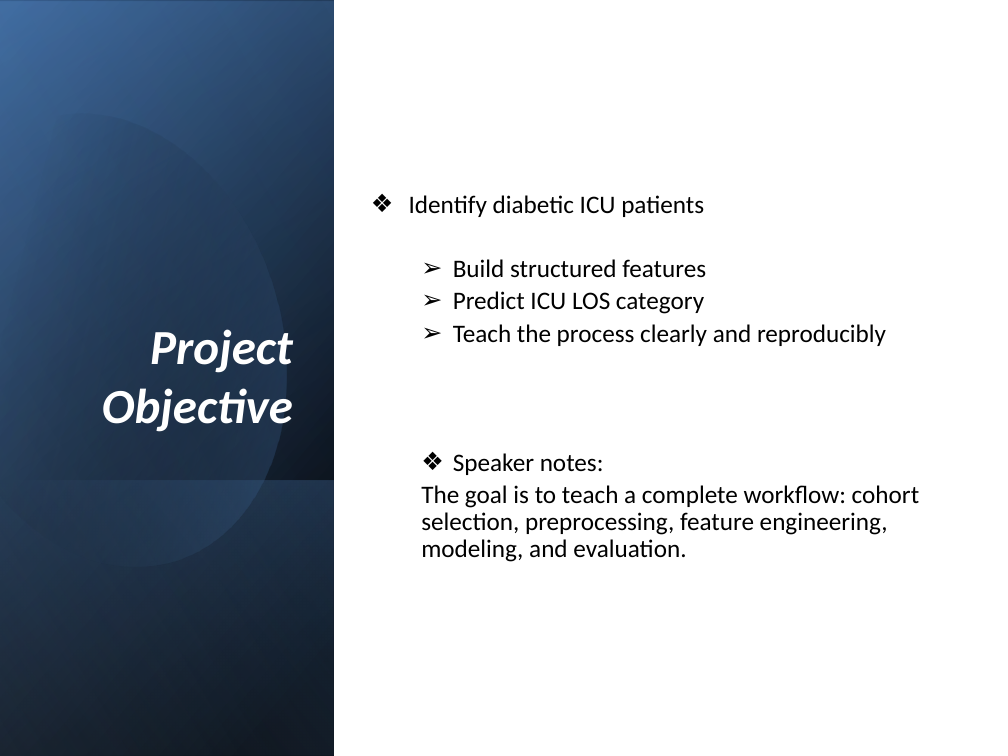
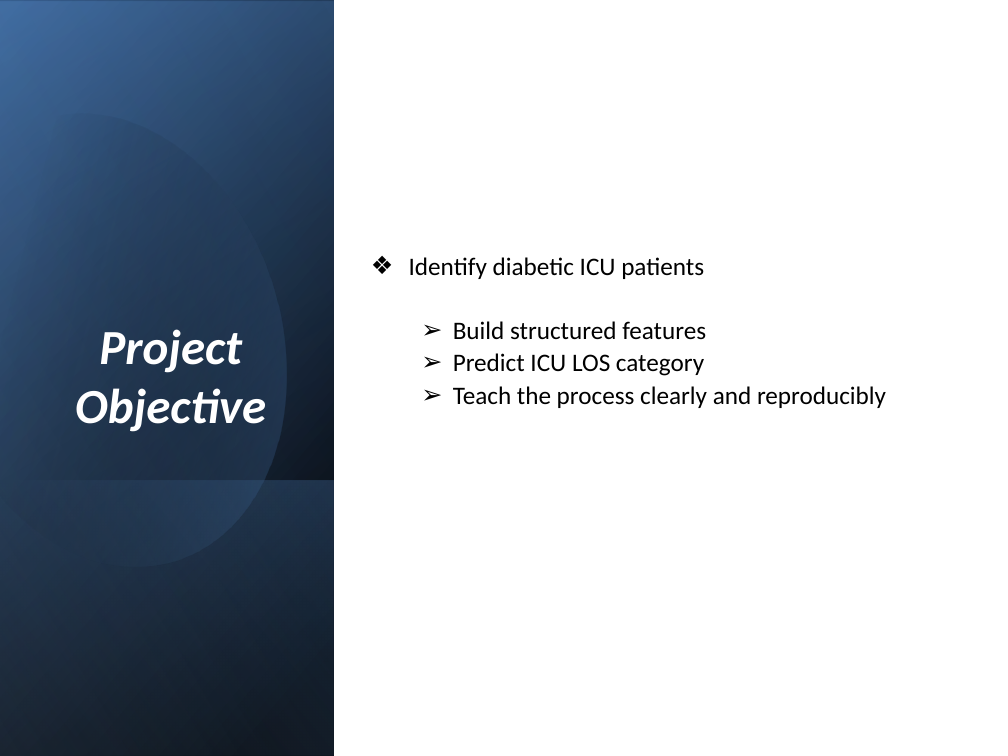
Before and after one commit to abhishekraman2001/AI-Health, a slide deck: slide 4 of akr3222-SelfLearningTuotorial.pptx. Drawn at 1008x756 pixels with LibreOffice and Linux fonts; fonts in the diff are those of the drawing. Boxes give left, top, right and bottom in pixels: in the first picture for what was removed or moved away, otherwise in the second. Text is boxed around its words. In the diff, an @@ line names an element or a change of style, - is before the commit and + after.

```diff
--- a/akr3222-SelfLearningTuotorial.pptx
+++ b/akr3222-SelfLearningTuotorial.pptx
@@ title "Project Objective" at (75,329,266,432): alignment right to centre @@
@@ text at (421,453,919,562): paragraphs removed @@
-  ❖ Speaker notes:
-  The goal is to teach a complete workflow: cohort selection, preprocessing, feature engineering, modeling, and evaluation.
```
Also in this commit, not shown: 10 other slides changed.
